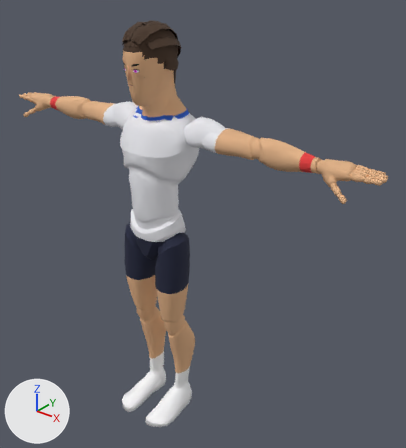
A saved change to the glTF model sweetspot/models/players/p11.glb.
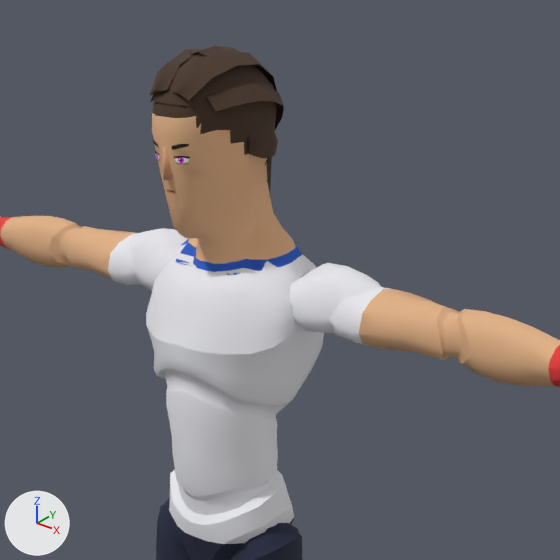
There are two pictures of each version: one whole from a 50 mm lens placed at (1.58, -1.65, 2.11), pointed at (0.15, 0.14, 1.0), one close up on the part from 14% to 75% of the width and 0% to 56% of the height. The axes (+X, +Y, +Z) are drawn at lower left. The lights are the same throughout. The first two pictures are the older version. Vertices at exactly the same position are counted once.

The older version as bpy lines, for what is in view:
```python
me_hair = bpy.data.meshes.new('Hair')
me_hair.from_pydata(...)  # 534 vertices, 994 faces; spans x -0.103..0.103, y -0.115..0.14, z 1.362..1.87
me_hair.materials.append(mat_palette)  # picture img_palette
me_mannequin = bpy.data.meshes.new('Mannequin')
me_mannequin.from_pydata(...)  # 7380 vertices, 14515 faces; spans x -0.98..0.98, y -0.21..0.15, z 0.0..1.86
me_mannequin.materials.append(mat_palette)  # picture img_palette
ob_body = bpy.data.objects.new('Body', me_mannequin)
ob_body.location = (0.0, 0.0, 0.0)
ob_hair = bpy.data.objects.new('Hair', me_hair)
ob_hair.location = (0.0, 0.0, 0.0)
```
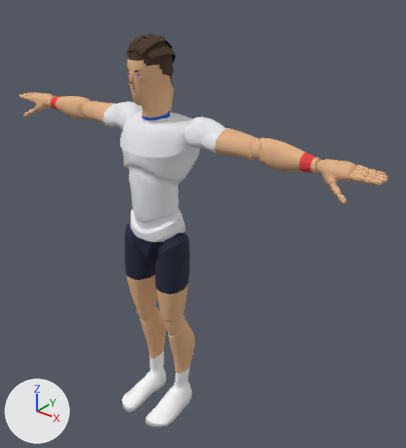
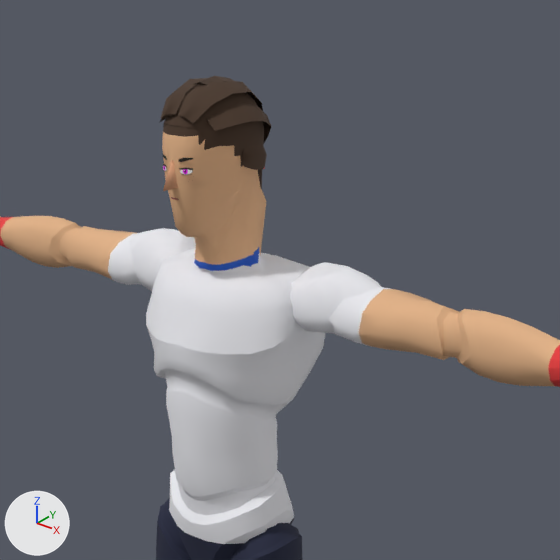
The change, as JSON lines over the scene's bpy script:
```json
{"block": "me_mannequin", "where": "# used by ob_body; location = (0.0, 0.0, 0.0)"}
{"op": "remove", "block": "me_mannequin", "code": "me_mannequin.from_pydata(...)  # 7380 vertices, 14515 faces; spans x -0.98..0.98, y -0.21..0.15, z 0.0..1.86"}
{"op": "add", "block": "me_mannequin", "code": "me_mannequin.from_pydata(...)  # 7378 vertices, 14511 faces; spans x -0.98..0.98, y -0.21..0.15, z 0.0..1.81"}
{"block": "me_mannequin", "change": "me_mannequin part 1: 239 vertices moved from x -0.22..0.22, y -0.13..0.14, z 1.32..1.86 to x -0.22..0.22, y -0.11..0.14, z 1.33..1.81; 108 vertices removed from x -0.13..0.13, y -0.04..0.13, z 1.49..1.79; 106 vertices added at x -0.14..0.14, y -0.05..0.12, z 1.48..1.67"}
{"block": "me_mannequin", "change": "me_mannequin part 2: 10 kept faces spanning x -0.07..0.07, y -0.04..0.08, z 1.49..1.72 get new texture (UV) coordinates"}
{"block": "me_hair", "where": "# used by ob_hair; location = (0.0, 0.0, 0.0)"}
{"op": "remove", "block": "me_hair", "code": "me_hair.from_pydata(...)  # 534 vertices, 994 faces; spans x -0.103..0.103, y -0.115..0.14, z 1.362..1.87"}
{"op": "add", "block": "me_hair", "code": "me_hair.from_pydata(...)  # 528 vertices, 982 faces; spans x -0.089..0.089, y -0.097..0.113, z 1.343..1.821"}
{"block": "me_hair", "change": "me_hair part 3: the loose piece of 110 vertices spanning x -0.039..0.039, y 0.011..0.14, z 1.362..1.719 is moved by (0.0, -0.027, -0.019)"}
{"block": "me_hair", "change": "me_hair part 4: the loose piece of 215 vertices spanning x -0.085..0.085, y -0.115..0.123, z 1.66..1.86 is rebuilt with 209 vertices and now spans x -0.074..0.074, y -0.097..0.091, z 1.646..1.812"}
{"block": "me_hair", "change": "me_hair part 5: the loose piece of 59 vertices spanning x -0.073..0.073, y -0.113..0.123, z 1.692..1.862 is rebuilt with 59 vertices and now spans x -0.062..0.062, y -0.097..0.092, z 1.672..1.815"}
{"block": "me_hair", "change": "me_hair part 6: the loose piece of 30 vertices spanning x -0.029..0.029, y -0.035..0.135, z 1.692..1.87 is rebuilt with 30 vertices and now spans x -0.026..0.026, y -0.034..0.099, z 1.672..1.821"}
{"block": "me_hair", "change": "me_hair part 7: the loose piece of 30 vertices spanning x 0.0..0.093, y -0.012..0.111, z 1.684..1.745 is rebuilt with 30 vertices and now spans x 0.0..0.081, y -0.015..0.084, z 1.665..1.718"}
{"block": "me_hair", "change": "me_hair part 8: the loose piece of 30 vertices spanning x 0.0..0.103, y -0.081..0.118, z 1.692..1.826 is rebuilt with 30 vertices and now spans x 0.0..0.089, y -0.072..0.089, z 1.672..1.787"}
{"block": "me_hair", "change": "other edits to the shape of me_hair do not show in these pictures"}
```

Pixel boxes [x1, y1, x2, y2] of what changed, in the close-ups (560 x 560 px; the box of a moved part takes in the faces that stretch with it):
```json
{"object": "Body", "change": "reshaped", "before": [0, 94, 560, 560], "after": [0, 118, 560, 560]}
{"object": "Hair", "change": "reshaped", "before": [149, 45, 284, 193], "after": [160, 76, 271, 189]}
{"part": 1, "of": "me_mannequin", "change": "moved or reshaped", "before": [136, 94, 346, 318], "after": [136, 118, 346, 318]}
{"part": 2, "of": "me_mannequin", "change": "surface changed", "before": [195, 155, 244, 274], "after": [211, 155, 243, 271]}
{"part": 3, "of": "me_hair", "change": "moved or reshaped", "before": [267, 157, 272, 193], "after": [258, 167, 265, 189], "on screen": "mostly hidden"}
{"part": 4, "of": "me_hair", "change": "rebuilt", "before": [154, 56, 277, 165], "after": [163, 85, 264, 156]}
{"part": 5, "of": "me_hair", "change": "rebuilt", "before": [149, 49, 277, 100], "after": [160, 78, 263, 123], "on screen": "19% narrower, 12% shorter"}
{"part": 6, "of": "me_hair", "change": "rebuilt", "before": [190, 45, 240, 57], "after": [194, 76, 234, 86], "on screen": "20% narrower, 15% shorter"}
{"part": 7, "of": "me_hair", "change": "rebuilt", "before": [247, 129, 278, 158], "after": [242, 145, 267, 170], "on screen": "19% narrower, 13% shorter"}
{"part": 8, "of": "me_hair", "change": "rebuilt", "before": [205, 80, 284, 130], "after": [206, 102, 271, 144], "on screen": "18% narrower, 16% shorter"}
```
